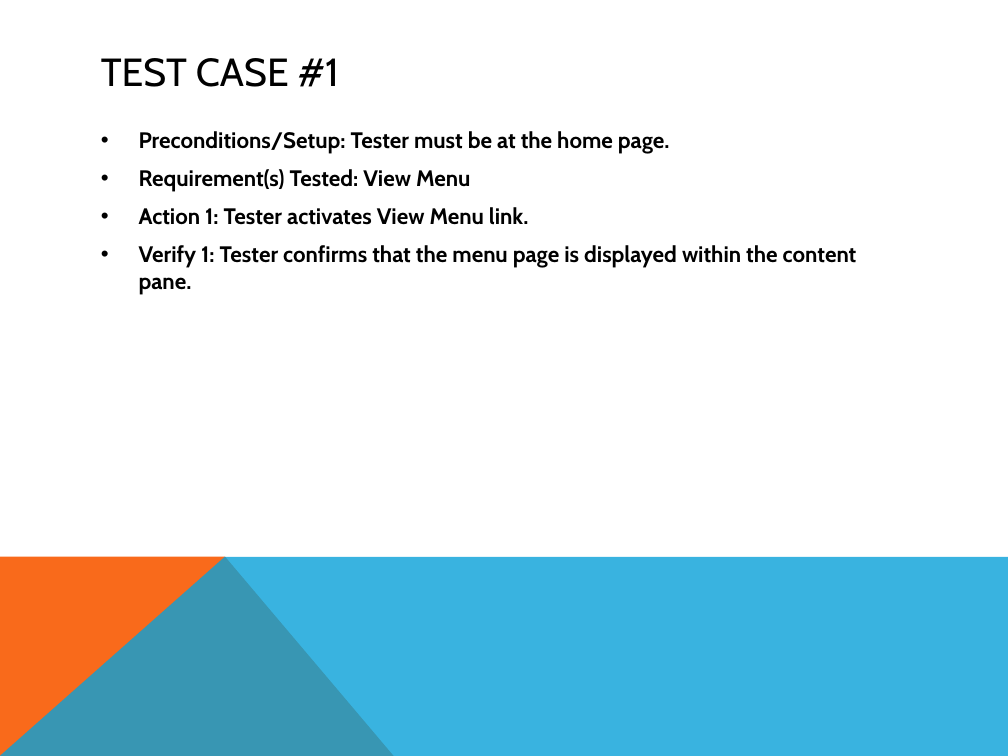
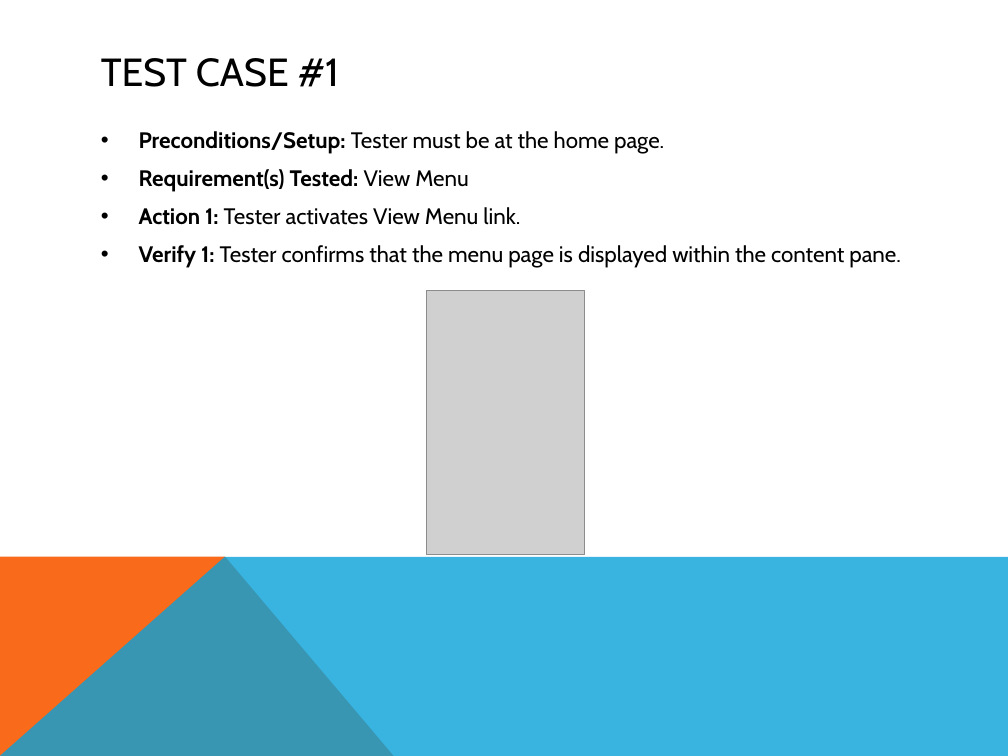
Before and after one commit to Dyndrilliac/cen-4010-assignments, a slide deck: slide 8 of Design Documents/_OldStuff/Testing Presentation/PresentationSoftEng.pptx. Drawn at 1008x756 pixels with LibreOffice and Linux fonts; fonts in the diff are those of the drawing; grey boxes stand for pictures. Boxes give left, top, right and bottom in pixels: in the first picture for what was removed or moved away, otherwise in the second. Text is boxed around its words. In the diff, an @@ line names an element or a change of style, - is before the commit and + after.

```diff
--- a/Design Documents/_OldStuff/Testing Presentation/PresentationSoftEng.pptx
+++ b/Design Documents/_OldStuff/Testing Presentation/PresentationSoftEng.pptx
@@ text "Preconditions/Setup: Tester must be at ..." at [139, 131, 901, 268]: bold off in "Tester must be at the home page.", "View Menu", "Tester activates View Menu link.", "Tester confirms that the menu page is ..." @@
@@ picture added at [426, 290, 585, 554] @@
```
Also in this commit, not shown: 4 other slides changed.
